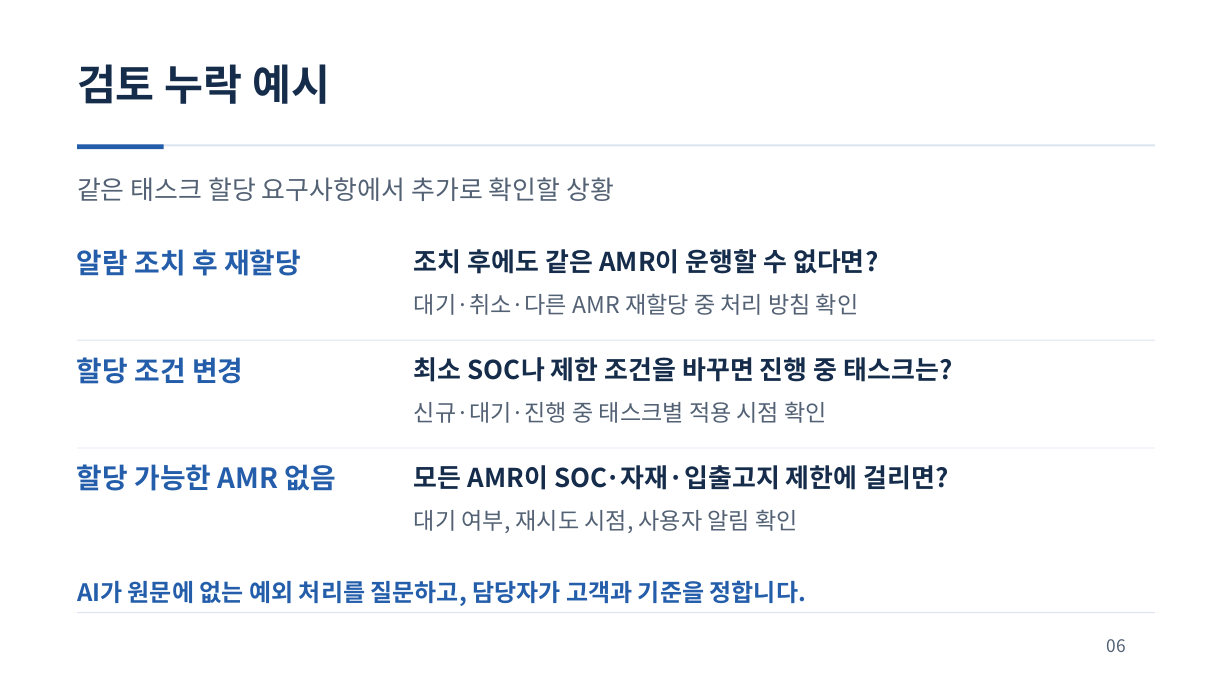
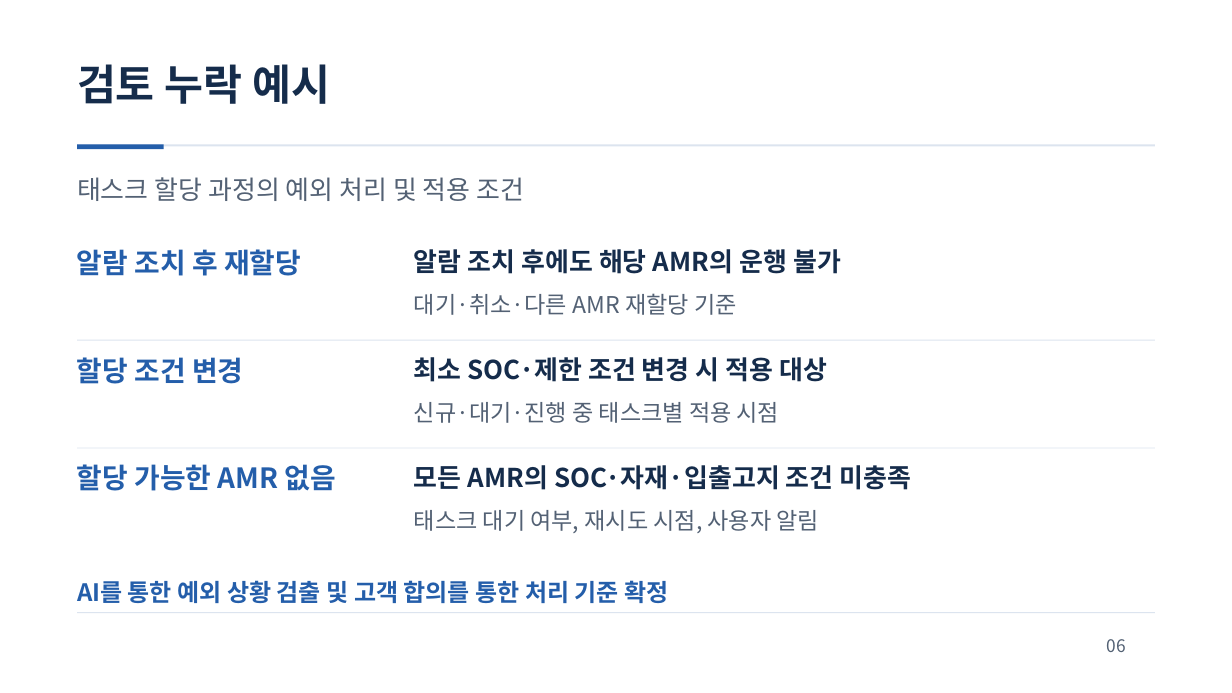
Before and after one commit to jihunhan98/semes-superrookie, a slide deck: slide 6 of docs/presentations/ReqOps_SuperRookie.pptx. Drawn at 1232x693 pixels with LibreOffice and Linux fonts; fonts in the diff are those of the drawing. Boxes give left, top, right and bottom in pixels: in the first picture for what was removed or moved away, otherwise in the second. Text is boxed around its words. In the diff, an @@ line names an element or a change of style, - is before the commit and + after.

```diff
--- a/docs/presentations/ReqOps_SuperRookie.pptx
+++ b/docs/presentations/ReqOps_SuperRookie.pptx
@@ text at <box>77,177,525,201</box>: text changed @@
-같은 태스크 할당 요구사항에서 추가로 확인할 상황
+태스크 할당 과정의 예외 처리 및 적용 조건
@@ text at <box>414,249,841,274</box>: text changed @@
-조치 후에도 같은 AMR이 운행할 수 없다면?
+알람 조치 후에도 해당 AMR의 운행 불가
@@ text at <box>414,293,737,315</box>: text changed @@
-대기·취소·다른 AMR 재할당 중 처리 방침 확인
+대기·취소·다른 AMR 재할당 기준
@@ text at <box>414,357,827,382</box>: text changed @@
-최소 SOC나 제한 조건을 바꾸면 진행 중 태스크는?
+최소 SOC·제한 조건 변경 시 적용 대상
@@ text at <box>414,402,780,423</box>: text changed @@
-신규·대기·진행 중 태스크별 적용 시점 확인
+신규·대기·진행 중 태스크별 적용 시점
@@ text at <box>414,465,912,490</box>: text changed @@
-모든 AMR이 SOC·자재·입출고지 제한에 걸리면?
+모든 AMR의 SOC·자재·입출고지 조건 미충족
@@ text at <box>414,510,820,533</box>: text changed @@
-대기 여부, 재시도 시점, 사용자 알림 확인
+태스크 대기 여부, 재시도 시점, 사용자 알림
@@ text at <box>77,580,668,603</box>: text changed @@
-AI가 원문에 없는 예외 처리를 질문하고, 담당자가 고객과 기준을 정합니다.
+AI를 통한 예외 상황 검출 및 고객 합의를 통한 처리 기준 확정
```
Also in this commit, not shown: 9 other slides changed.
